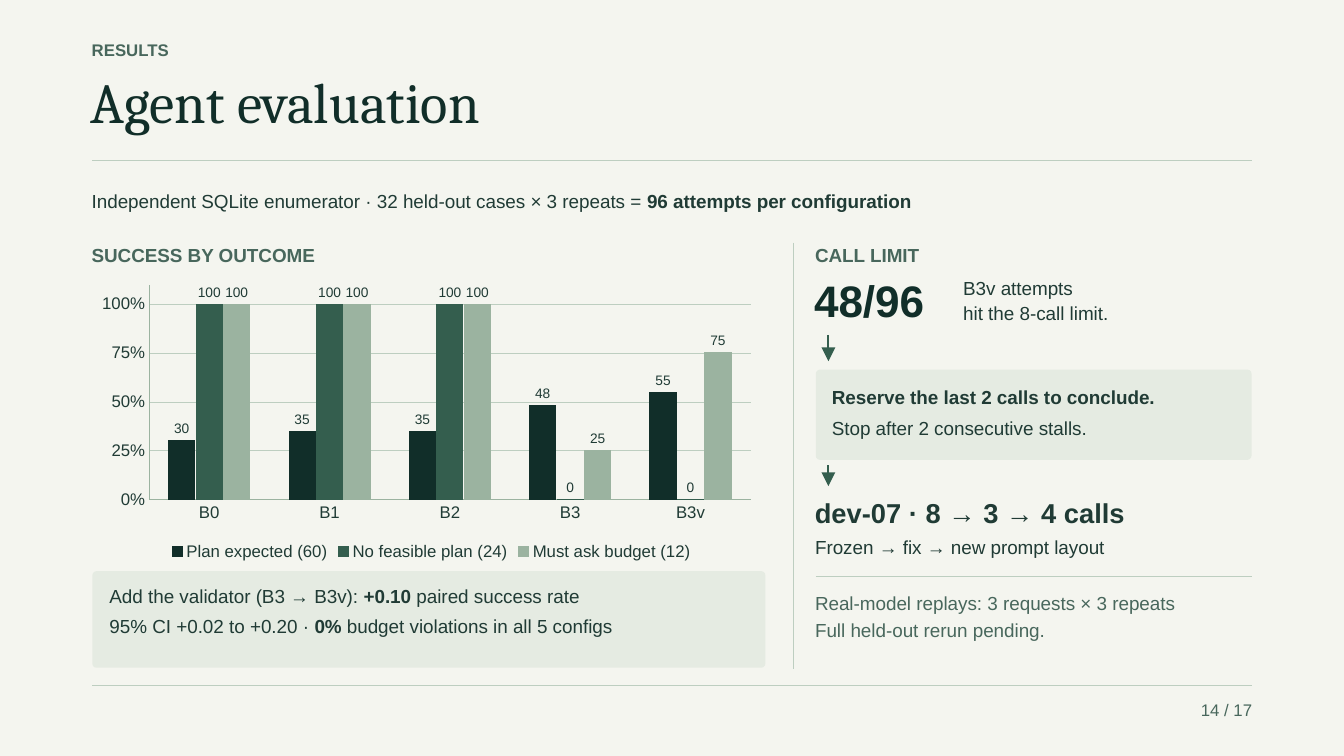
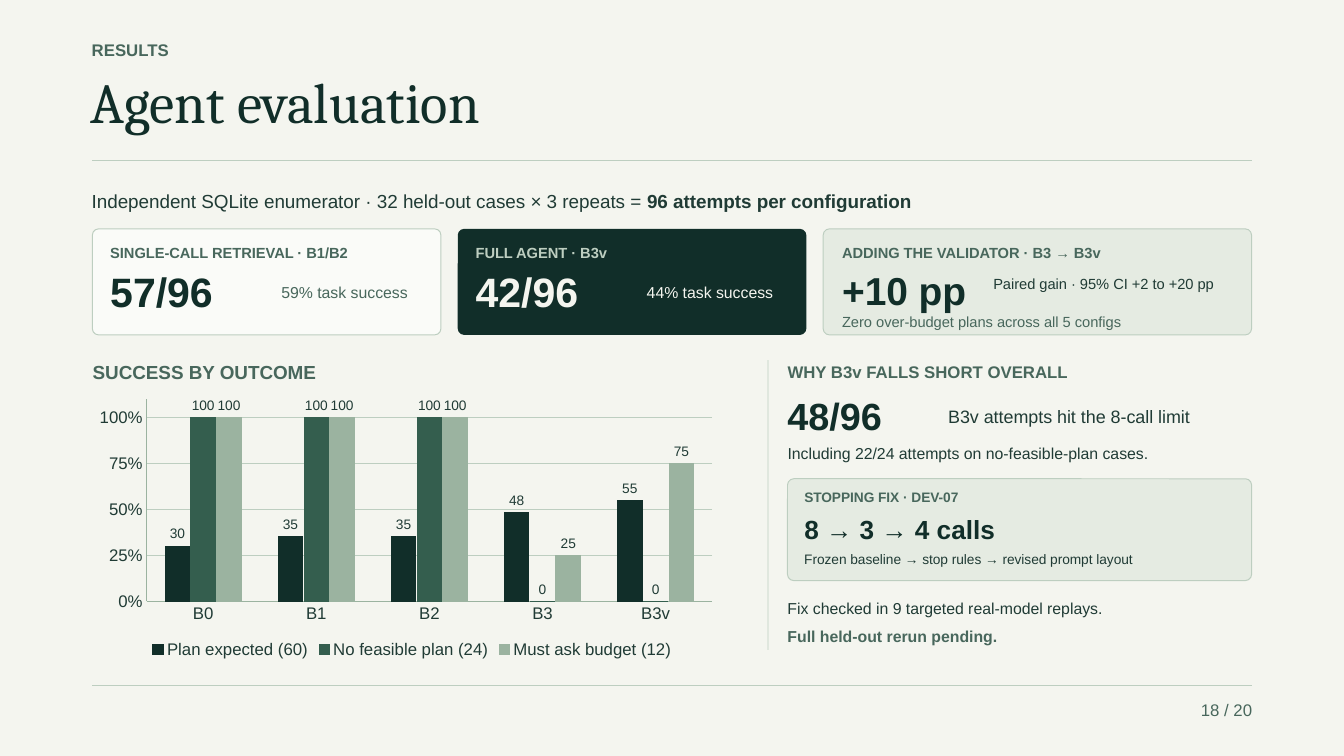
Before and after one commit to atlasmarkz/tacc-agentforge, a slide deck: slide 18 of output/presentation/agentforge_v4.pptx (slide 14 before the commit). Drawn at 1344x756 pixels with LibreOffice and Linux fonts; fonts in the diff are those of the drawing. Boxes give left, top, right and bottom in pixels: in the first picture for what was removed or moved away, otherwise in the second. Text is boxed around its words. In the diff, an @@ line names an element or a change of style, - is before the commit and + after.

Commit message:
docs: update AgentForge presentation and PDF

```diff
--- a/output/presentation/agentforge_v4.pptx
+++ b/output/presentation/agentforge_v4.pptx
@@ rounded rectangle added at <box>93,229,442,335</box>, fill #FAFBF8, outline #BDCEC0 0.7 pt @@
@@ rounded rectangle added at <box>458,229,807,335</box>, fill #112E29 @@
@@ rounded rectangle added at <box>824,229,1252,335</box>, fill #E5EBE2, outline #BDCEC0 0.7 pt @@
@@ text added at <box>110,247,347,259</box>, 10.5 pt, text #48675C, bold @@
+SINGLE-CALL RETRIEVAL · B1/B2
@@ text added at <box>476,248,607,258</box>, 10.5 pt, text #BDCEC0, bold @@
+FULL AGENT · B3v
@@ text added at <box>842,248,1101,258</box>, 10.5 pt, text #48675C, bold @@
+ADDING THE VALIDATOR · B3 → B3v
@@ text added at <box>110,277,213,308</box>, 29.2 pt, text #112E29, bold @@
+57/96
@@ text added at <box>281,286,408,298</box>, 11.2 pt, text #48675C @@
+59% task success
@@ text added at <box>476,277,579,308</box>, 29.2 pt, text #F4F5EF, bold @@
+42/96
@@ text added at <box>647,286,773,298</box>, 11.2 pt, text #F4F5EF @@
+44% task success
@@ text added at <box>842,278,966,312</box>, 27.8 pt, text #112E29, bold @@
++10 pp
@@ text added at <box>993,278,1214,292</box>, 10.5 pt, text #203B35 @@
+Paired gain · 95% CI +2 to +20 pp
@@ text added at <box>842,316,1121,330</box>, 10.5 pt, text #48675C @@
+Zero over-budget plans across all 5 configs
@@ column chart: place and size @@
-column chart at <box>92,266,772,566</box>
+column chart at <box>93,381,732,662</box>
@@ text "SUCCESS BY OUTCOME": place and size @@
-text "SUCCESS BY OUTCOME" at <box>92,249,315,262</box>
+text "SUCCESS BY OUTCOME" at <box>93,366,316,379</box>
@@ rectangle added at <box>767,360,768,650</box>, fill #BDCEC0 @@
@@ text added at <box>788,366,1068,378</box>, 12 pt, text #48675C, bold @@
+WHY B3v FALLS SHORT OVERALL
@@ text "48/96": place and size @@
-text "48/96" at <box>814,285,924,318</box>
+text "48/96" at <box>787,402,882,431</box>
@@ text "48/96" at <box>787,402,882,431</box>: size 31.5 to 27 pt @@
@@ text at <box>948,410,1190,427</box>: text changed; size 13.5 to 12.8 pt @@
-B3v attempts
-hit the 8-call limit.
+B3v attempts hit the 8-call limit
@@ text added at <box>788,447,1149,463</box>, 11.2 pt, text #203B35 @@
+Including 22/24 attempts on no-feasible-plan cases.
@@ rounded rectangle added at <box>787,479,1251,581</box>, fill #E5EBE2, outline #BDCEC0 0.7 pt @@
@@ text added at <box>804,492,958,502</box>, 9.8 pt, text #48675C, bold @@
+STOPPING FIX · DEV-07
@@ text at <box>804,520,995,540</box>: text changed; size 19.5 to 18.8 pt; text colour #203B35 to #112E29 @@
-dev-07 · 8 → 3 → 4 calls
+8 → 3 → 4 calls
@@ text at <box>804,554,1132,567</box>: text changed; size 13.5 to 9.8 pt @@
-Frozen → fix → new prompt layout
+Frozen baseline → stop rules → revised prompt layout
@@ rounded rectangle removed at <box>93,572,766,668</box> @@
@@ text removed at <box>109,589,579,607</box> @@
-Add the validator (B3 → B3v): +0.10 paired success rate
@@ group removed at <box>795,243,1251,669</box>: 3 texts, 2 freeform shapes, 2 arrows, 1 rounded rectangle @@
-CALL LIMIT
-Reserve the last 2 calls to conclude.
-Stop after 2 consecutive stalls.
@@ text removed at <box>109,619,613,637</box> @@
-95% CI +0.02 to +0.20 · 0% budget violations in all 5 configs
@@ text added at <box>787,602,1102,618</box>, 11.2 pt, text #203B35 @@
+Fix checked in 9 targeted real-model replays.
@@ text at <box>787,630,997,646</box>: text changed; size 13.5 to 11.2 pt; bold on @@
-Real-model replays: 3 requests × 3 repeats
-Full held-out rerun pending.
+Full held-out rerun pending.
@@ text at <box>1201,704,1252,716</box>: text changed @@
-14 / 17
+18 / 20
```
Also in this commit, not shown: 9 other slides changed, 10 slides added, 10 slides removed, 1 other file.
